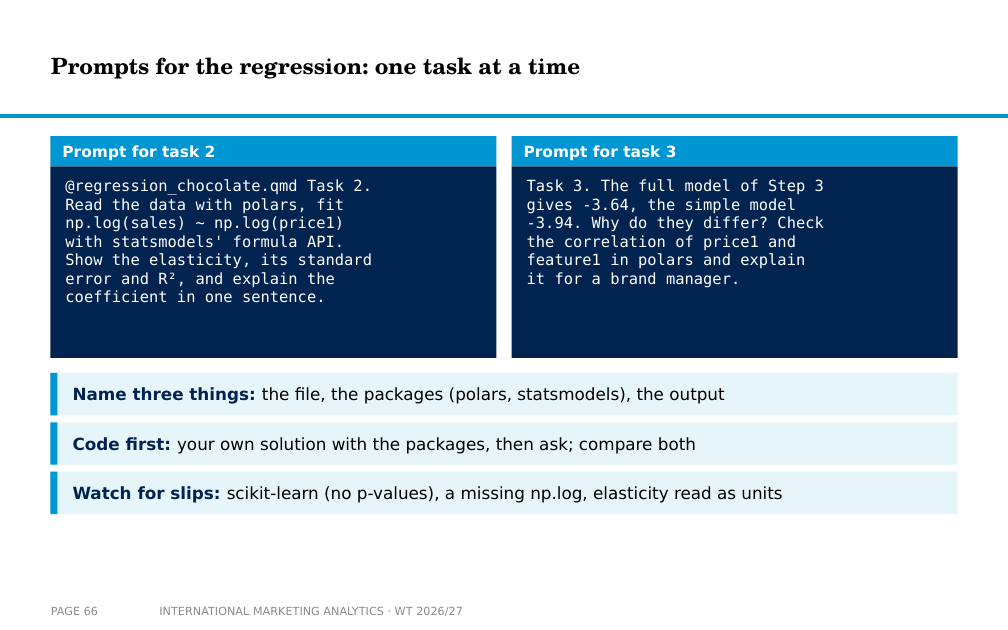
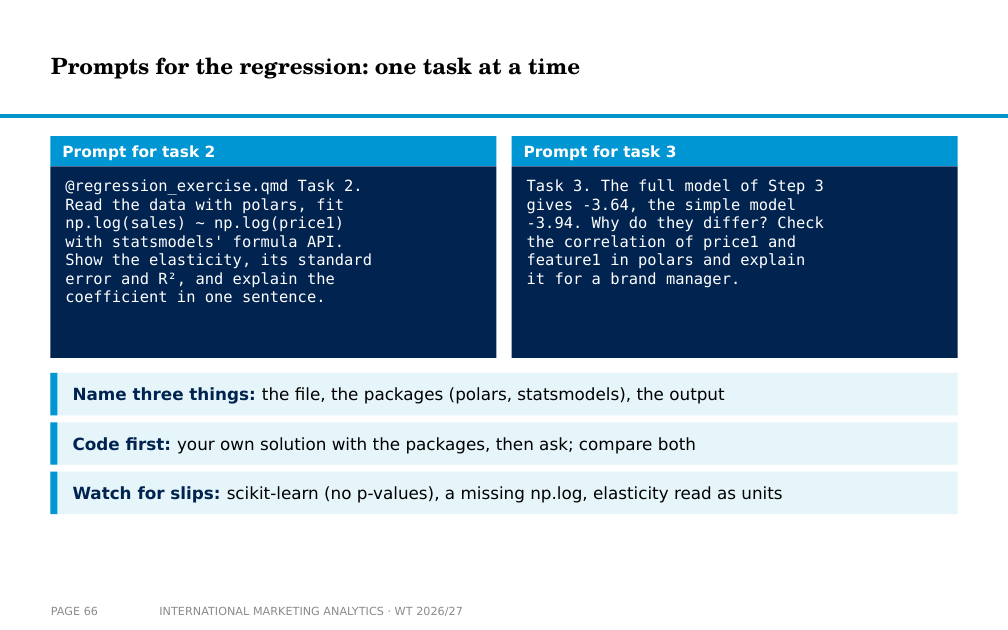
Before and after one commit to arnefloh-wu/international-marketing-analytics-teaching, a slide deck: slide 66 of slides/01b_statistics-and-regression_WT26-27.pptx. Drawn at 1008x630 pixels with LibreOffice and Linux fonts; fonts in the diff are those of the drawing; background and template pictures are left out. Boxes give left, top, right and bottom in pixels: in the first picture for what was removed or moved away, otherwise in the second. Text is boxed around its words. In the diff, an @@ line names an element or a change of style, - is before the commit and + after.

```diff
--- a/slides/01b_statistics-and-regression_WT26-27.pptx
+++ b/slides/01b_statistics-and-regression_WT26-27.pptx
@@ text at (x1=65, y1=179, x2=363, y2=195): text changed @@
-@regression_chocolate.qmd Task 2.
+@regression_exercise.qmd Task 2.
```
Also in this commit, not shown: 2 other slides changed, 4 other files.
